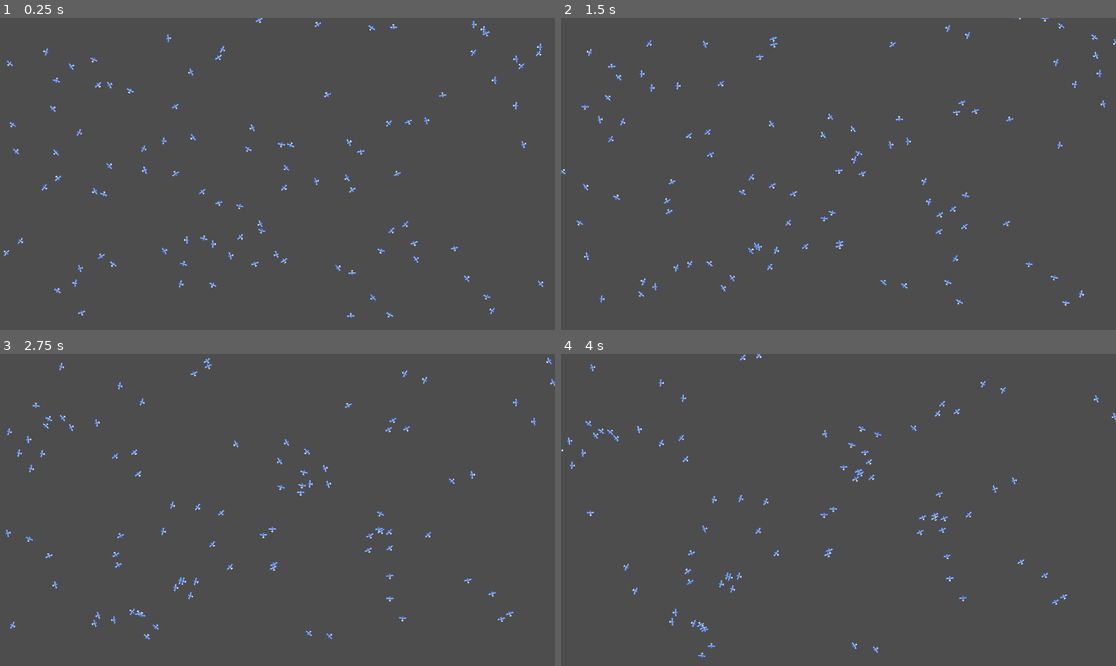
Above: before the commit, frames 1-4 (two rows, left to right).
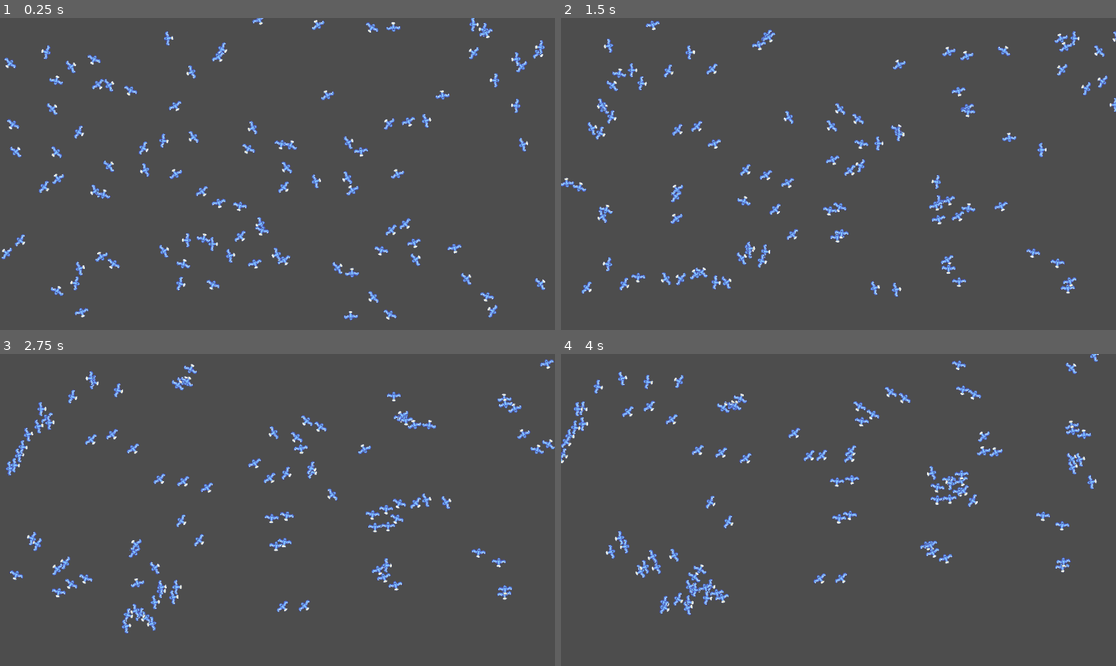
Above: after the commit, the same moments.

Repository: are-dynamic-2025-g6/boids
Game: Godot game, scene res://Scenes/main.tscn
Two runs of this game, one before a commit and one after it. Both use one fixed random seed, a clock stepped at 60 frames per second and the inputs below.
Inputs:
- Up to frame 1 (0.25 s): no input
- Up to frame 2 (1.5 s): tap Enter (ui_accept) at 0.5, 0.77 s; tap Space (print) at 0.6, 1.35 s
- Up to frame 3 (2.75 s): tap Enter (ui_accept) at 1.52 s; tap Space (print) at 2.1 s
- Up to frame 4 (4 s): tap Space (print) at 2.85, 3.6 s; tap Enter (ui_accept) at 3.02, 3.77 s

The runs differ from the first frame. In frame 1, 3.8% of the frame differs, in the area x 0-99%, y 0-98%; in frame 2, 5.1%, in the area x 0-100%, y 0-93%; in frame 3, 4.9%; in frame 4, 4.8%.

Commit message:
reste dans fenetre + changement de scalaire + des nv problèmes

Diff:
--- a/Scenes/oizo.tscn
+++ b/Scenes/oizo.tscn
@@ -45,7 +45,7 @@
 shape = SubResource("RectangleShape2D_qa2jp")
 
 [node name="AnimatedSprite2D" type="AnimatedSprite2D" parent="."]
-scale = Vector2(0.59375, 0.59375)
+scale = Vector2(1.07919, 1.09494)
 sprite_frames = SubResource("SpriteFrames_j8di5")
 animation = &"blue1"
 frame = 1
--- a/Scripts/oizo.gd
+++ b/Scripts/oizo.gd
@@ -2,15 +2,17 @@
 #Next session : Bordures
 #Afficher les cercles de visions
 #Constantes experimentales
+#faire en sorte que le tout soit centrer quand ouvre grand fenetre
 
-const VISION_SEPARATION = 20
+const VISION_SEPARATION = 30 #plus on augmente ca moins ils ce rentrent dedans
 const VISION_ALIGNEMENT = 60
-const VISION_COHESION = 200
+const VISION_COHESION = 150
 const AVOID_FACTOR = 10
-const MATCHING_FACTOR = 0.5
+const MATCHING_FACTOR = 0.4
 const CENTERING_FACTOR = 2
-const MAX_SPEED = 10000
-const MIN_SPEED = 6000
+const MAX_SPEED = 12000
+const MIN_SPEED = 11000
+const TURN = 1000
 var launched = false
 var normaliseur : int
 @onready var refresh_rate : Timer = get_parent().get_node("refresh_rate")
@@ -48,7 +50,6 @@
 func boids():
 	normaliseur = 1 #je crois pas besoin de normaliseur vu que vitesse min et max, a voir.
 	dico_distances = main.dico_distances
-	print("boided")
 	if launched :
 		#coherence()
 		#alignement()
@@ -63,6 +64,19 @@
 		if speed < MIN_SPEED:
 			curr_velo = Vector2((curr_velo.x/speed)*MIN_SPEED, (curr_velo.y/speed)*MIN_SPEED)
 		curr_velo  = curr_velo / (normaliseur)
+
+		#tentative reste dans écrans
+		#les valeurs correspoindent a peux pres a la taille de l'écran, mais à adapter
+		#petit probleme ils tournent tous dans le meme sens = relou
+		if position.x < 50:
+			curr_velo.x += TURN
+		if position.x > 1090:
+			curr_velo.x -= TURN
+		if position.y < 50:
+			curr_velo.y += TURN
+		if position.y > 550:
+			curr_velo.y -= TURN
+
 
 
 func coherence():
Not shown, changed: README.md
